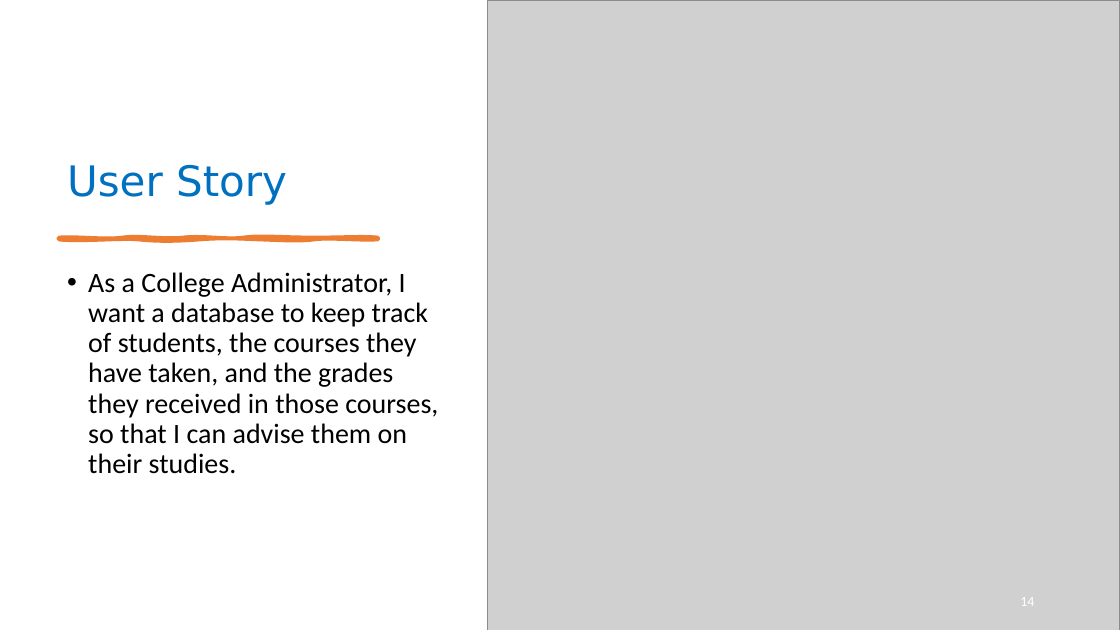
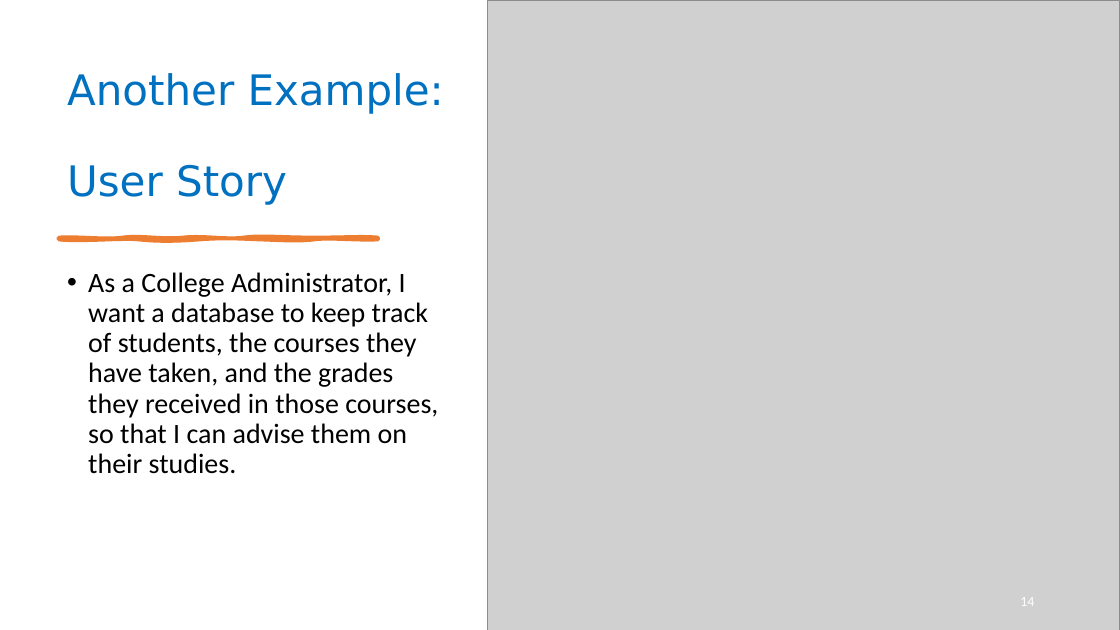
Before and after one commit to yashburshe/CS4530-Fall-2025, a slide deck: slide 14 of Slides/Module 01.2 Requirements Gathering.pptx. Drawn at 1120x630 pixels with LibreOffice and Linux fonts; fonts in the diff are those of the drawing; grey boxes stand for pictures. Boxes give left, top, right and bottom in pixels: in the first picture for what was removed or moved away, otherwise in the second. Text is boxed around its words. In the diff, an @@ line names an element or a change of style, - is before the commit and + after.

```diff
--- a/Slides/Module 01.2 Requirements Gathering.pptx
+++ b/Slides/Module 01.2 Requirements Gathering.pptx
@@ title at box(67, 73, 444, 205): text changed @@
-User Story
+Another Example:
+User Story
```
Also in this commit, not shown: 1 other slide changed, 1 other file.
